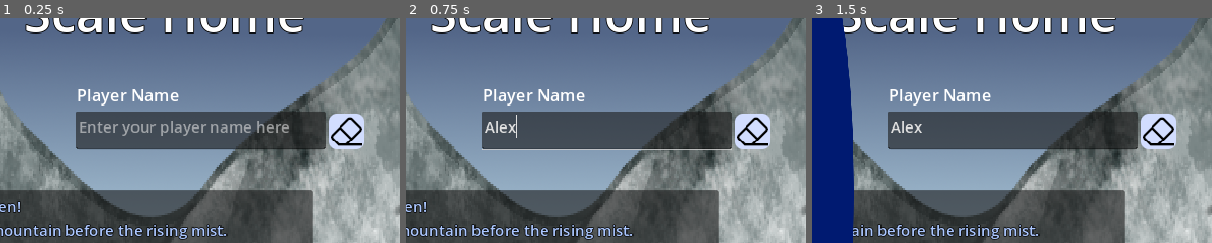
Above: before the commit, frames 1-3 (left to right).
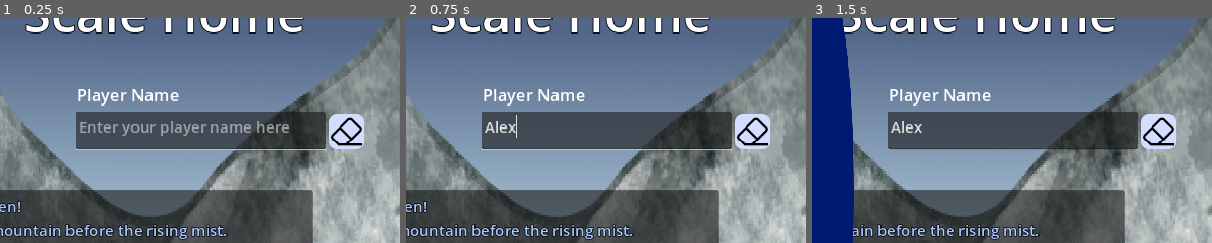
Above: after the commit, the same moments.

Repository: Tim-Barton/game-jam-2023
Game: Godot game, scene res://Scenes/title.tscn
Two runs of this game, one before a commit and one after it. Both use one fixed random seed, a clock stepped at 60 frames per second and the inputs below.
Inputs (mouse positions are % of the whole screen's width and height, from its top left):
- Up to frame 1 (0.25 s): no input
- Up to frame 2 (0.75 s): click (54, 36) at 0.52 s; type "Alex" at 0.6 s
- Up to frame 3 (1.5 s): click "Scale the mountain" at 1.25 s
The pictures show only the part of the screen within x 29-79%, y 11-61%; the shares and areas given below are measured in that part.

The runs differ from the first frame. In frame 1, 0.3% of the frame differs, in the area x 19-82%, y 41-59%; in frame 2, nothing differs; in frame 3, nothing differs.

Commit message:
Name Focus on load and respect accept key

Diff:
--- a/Scenes/title.tscn
+++ b/Scenes/title.tscn
@@ -71,7 +71,7 @@
 text = "Player Name"
 label_settings = SubResource("LabelSettings_7pe8o")
 
-[node name="Username" type="TextEdit" parent="." node_paths=PackedStringArray("lblInstructions")]
+[node name="Username" type="TextEdit" parent="." node_paths=PackedStringArray("lblInstructions", "title_node")]
 layout_mode = 0
 offset_left = 439.0
 offset_top = 207.0
@@ -86,6 +86,7 @@
 caret_multiple = false
 script = ExtResource("3_symvu")
 lblInstructions = NodePath("../Instructions")
+title_node = NodePath("..")
 
 [node name="btnPlay" type="Button" parent="."]
 layout_mode = 0
--- a/Scripts/PlayerTextInput.gd
+++ b/Scripts/PlayerTextInput.gd
@@ -1,9 +1,10 @@
 extends TextEdit
 
 @export var lblInstructions : Label
+@export var title_node : Control
 # Called when the node enters the scene tree for the first time.
 func _ready():
-	pass # Replace with function body.
+	grab_focus()
 
 
 # Called every frame. 'delta' is the elapsed time since the previous frame.
@@ -45,7 +46,8 @@
 			self.grab_focus()
 			self.set_caret_column(16)
 			self.set_caret_line(16)
-
+	if Input.is_action_just_pressed('ui_accept'):
+		title_node._on_btn_play_pressed()
 
 func _on_btn_clear_name_pressed():
 	self.text = ""
